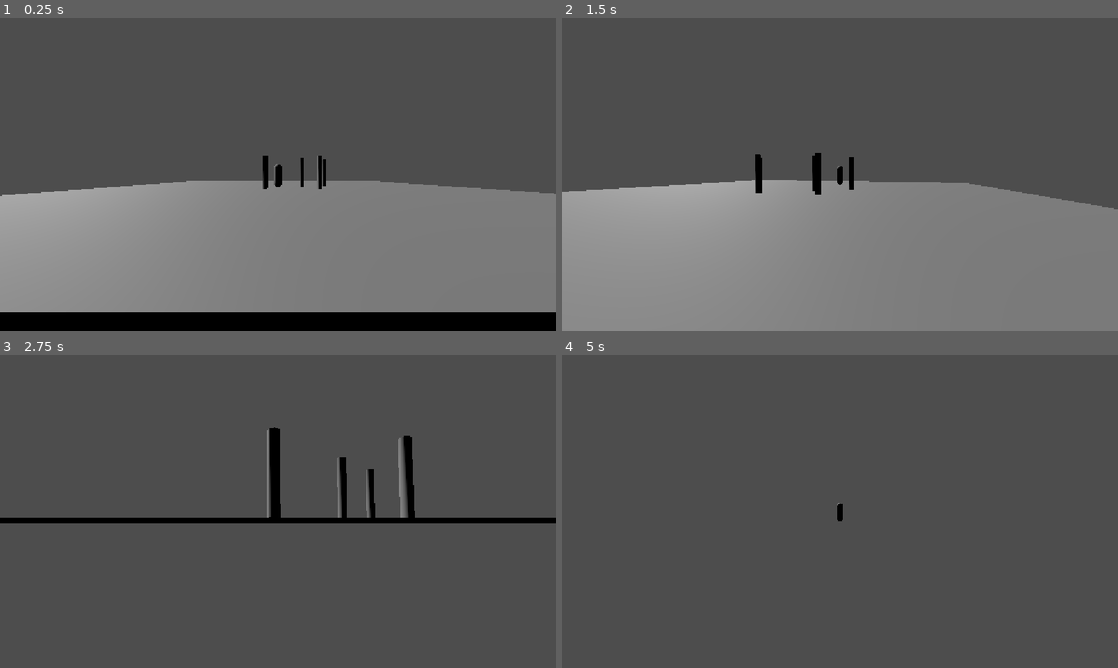
Above: before the commit, frames 1-4 (two rows, left to right).
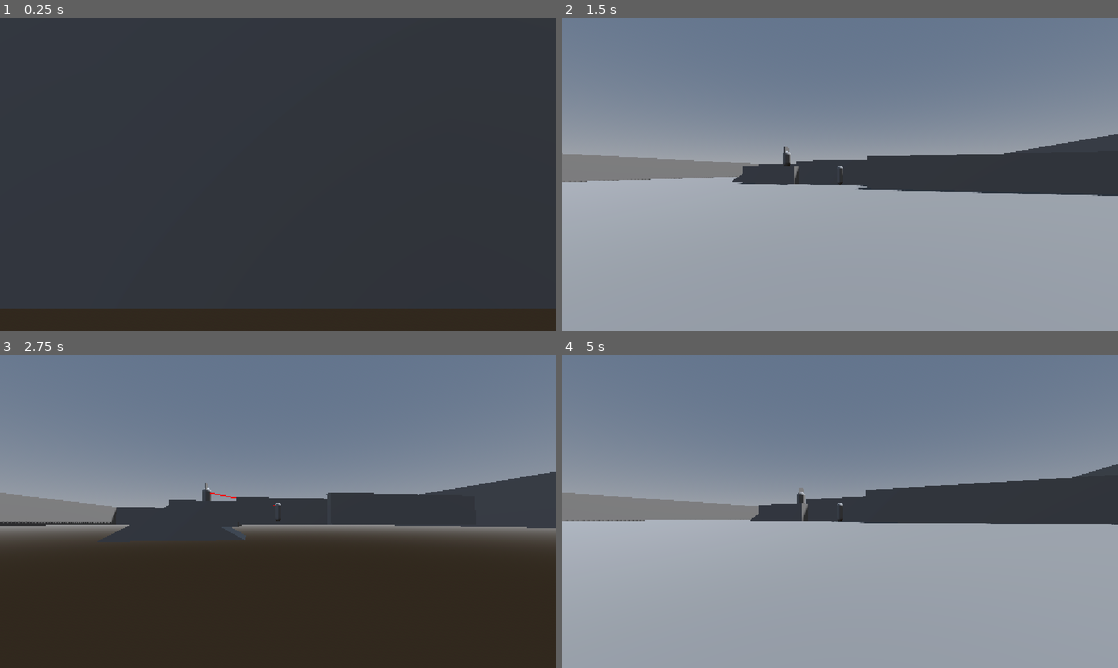
Above: after the commit, the same moments.

Repository: Flogah/chimera
Game: Godot game, scene res://scenes/test_areas/test_pc_vs_ai.tscn
The game is run twice, just before and just after one commit, with the same random seed, the same clock (stepped at 60 frames per second) and the same inputs. Before the commit the project starts from res://scenes/test_areas/test_level.tscn.
Inputs (mouse positions are in pixels of both pictures, inside the frame that each line leads up to):
- Up to frame 1 (0.25 s): no input
- Up to frame 2 (1.5 s): move the mouse to (867, 174) at 0.52 s; hold W (move_forward) from 0.53 s (still down); tap Space (roll) at 0.6 s; move the mouse to (812, 174) at 1.27 s; tap Mouse wheel up (zoom_in) at 1.35 s
- Up to frame 3 (2.75 s): keep holding W (move_forward); move the mouse to (289, 505) at 2.02 s; hold Mouse wheel down (zoom_out) from 2.03 s (still down)
- Up to frame 4 (5 s): keep holding W (move_forward); move the mouse to (834, 517) at 2.77 s; release Mouse wheel down (zoom_out) at 2.78 s; tap Space (roll) at 2.85 s; move the mouse to (878, 514) at 3.52 s; hold Mouse wheel up (zoom_in) 3.53-4.28 s; move the mouse to (795, 508) at 4.27 s; tap Mouse wheel down (zoom_out) at 4.35 s

The runs differ from the first frame. In frame 1, 100% of the frame differs, in the area x 0-100%, y 0-100%; in frame 2, 96%; in frame 3, 95%; in frame 4, 100%.

Commit message:
changed autostart to scene with AI

Diff:
--- a/godot-chimera/project.godot
+++ b/godot-chimera/project.godot
@@ -11,7 +11,7 @@
 [application]
 
 config/name="godot_chimera"
-run/main_scene="uid://dngqh6uidikyo"
+run/main_scene="uid://bb64duv5rkrha"
 config/features=PackedStringArray("4.7", "Forward Plus")
 config/icon="res://icon.svg"
 
